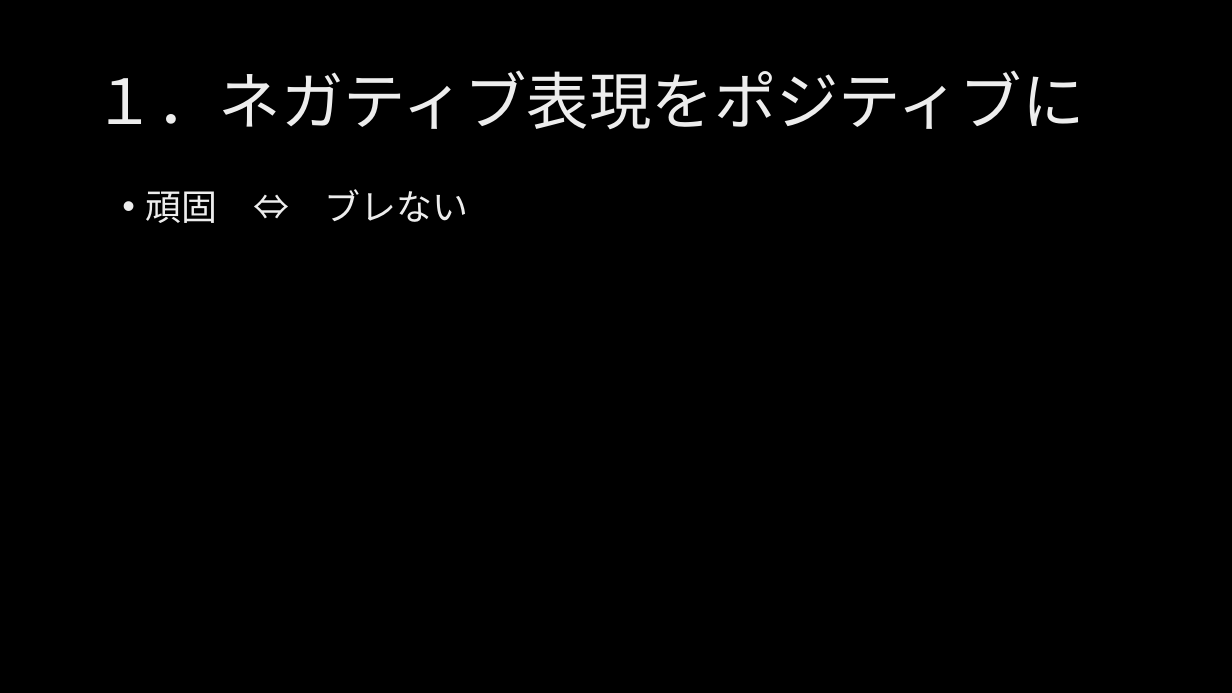
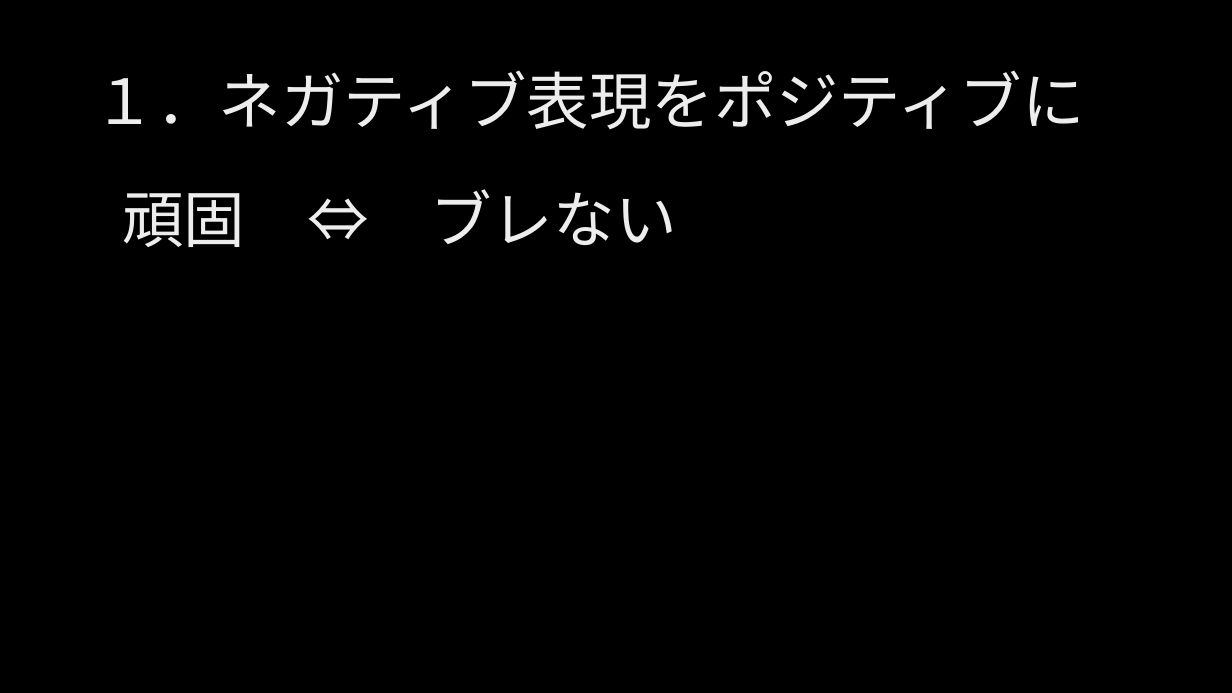
Before and after one commit to ljsdl/kmusubi, a slide deck: slide 5 of docs/999_学习资料汇总/実用日本語_20220514.pptx. Drawn at 1232x693 pixels with LibreOffice and Linux fonts; fonts in the diff are those of the drawing; background and template pictures are left out. Boxes give left, top, right and bottom in pixels: in the first picture for what was removed or moved away, otherwise in the second. Text is boxed around its words. In the diff, an @@ line names an element or a change of style, - is before the commit and + after.

```diff
--- a/docs/999_学习资料汇总/実用日本語_20220514.pptx
+++ b/docs/999_学习资料汇总/実用日本語_20220514.pptx
@@ text "頑固 ⇔ ブレない" at (122,189,676,247): size 28 to 48 pt; bullet • to none @@
```
Also in this commit, not shown: 9 other slides changed.
